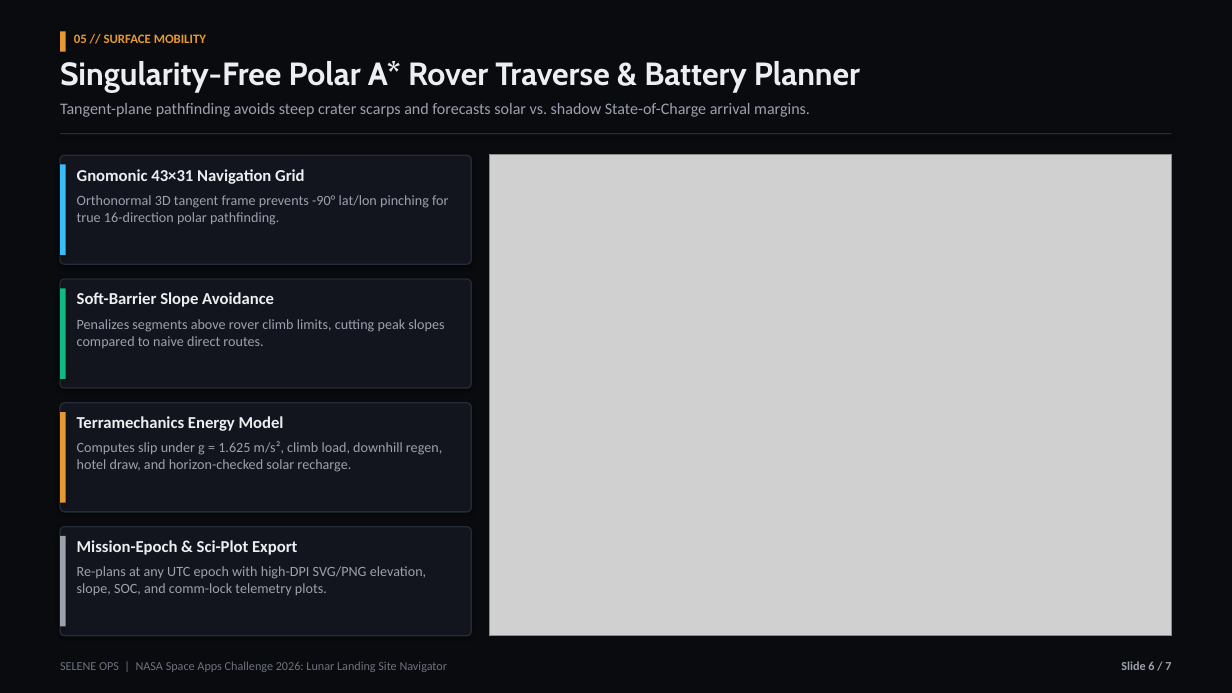
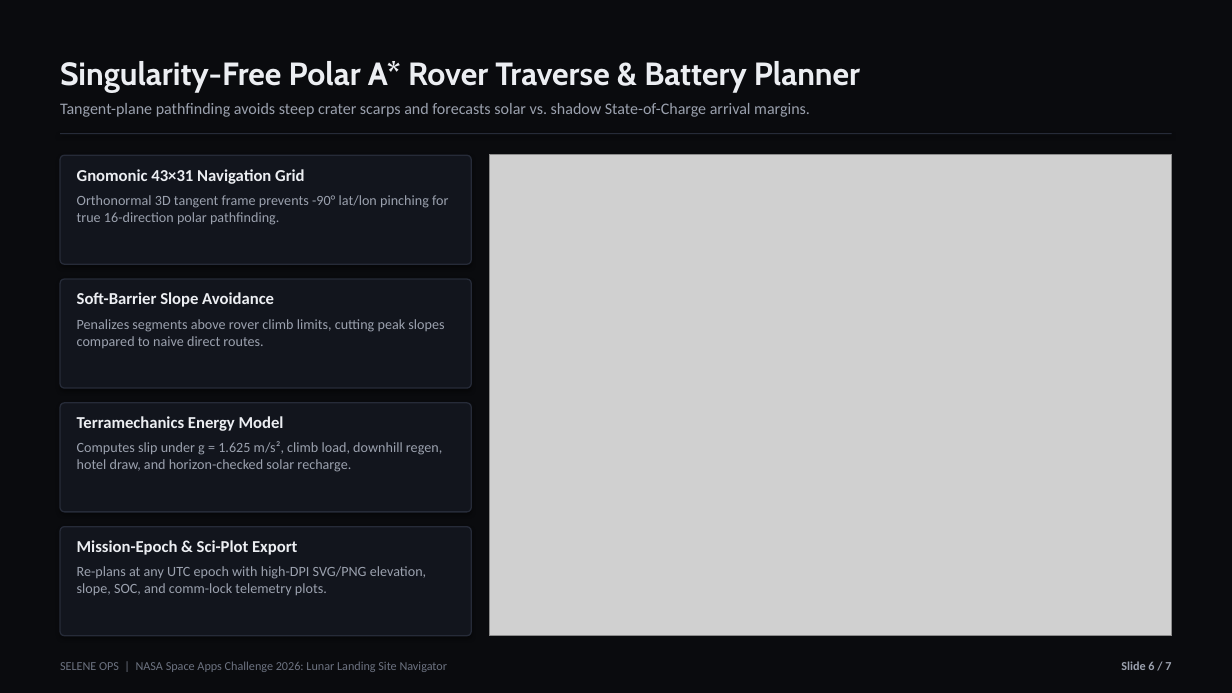
Before and after one commit to AryanBanker07/selene_ops, a slide deck: slide 6 of public/SELENE_OPS_SpaceApps_2026_Presentation.pptx. Drawn at 1232x693 pixels with LibreOffice and Linux fonts; fonts in the diff are those of the drawing; grey boxes stand for pictures. Boxes give left, top, right and bottom in pixels: in the first picture for what was removed or moved away, otherwise in the second. Text is boxed around its words. In the diff, an @@ line names an element or a change of style, - is before the commit and + after.

```diff
--- a/public/SELENE_OPS_SpaceApps_2026_Presentation.pptx
+++ b/public/SELENE_OPS_SpaceApps_2026_Presentation.pptx
@@ rectangle removed at (60, 31, 66, 52) @@
@@ text removed at (74, 34, 206, 43) @@
-05 // SURFACE MOBILITY
@@ rectangle removed at (60, 165, 66, 255) @@
@@ rectangle removed at (60, 288, 66, 379) @@
@@ rectangle removed at (60, 412, 66, 503) @@
@@ rectangle removed at (60, 536, 66, 627) @@
```
Also in this commit, not shown: 5 other slides changed, 4 other files.
